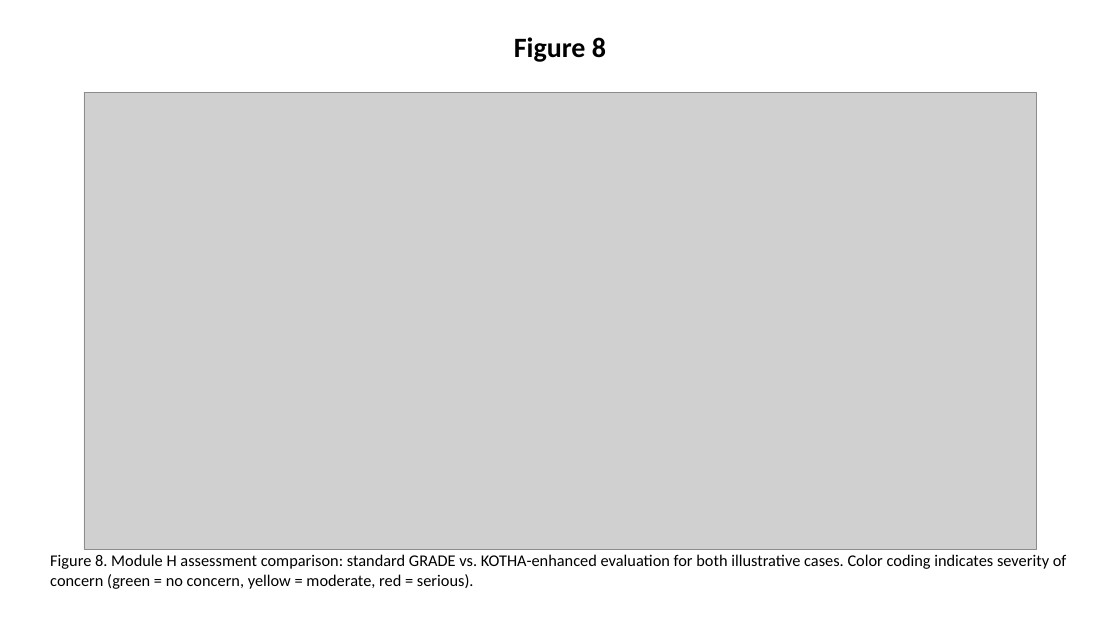
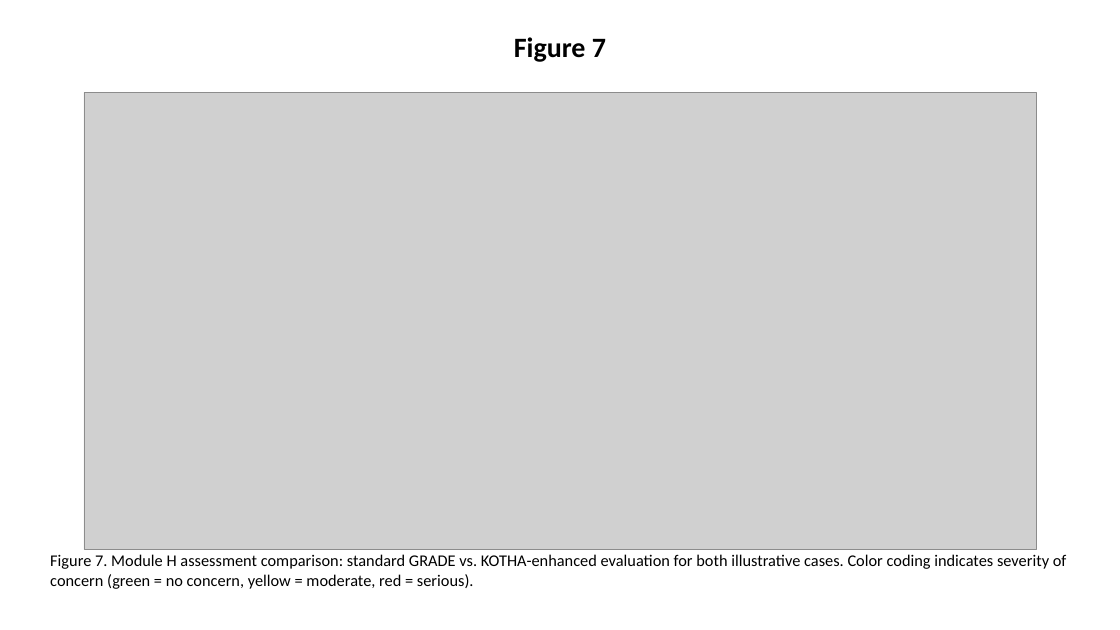
Before and after one commit to bougtoir/kotha-rct-decomposition, a slide deck: slide 7 of rct-decomposition/KOTHA_Framework_CCTC_figures.pptx (slide 8 before the commit). Drawn at 1120x630 pixels with LibreOffice and Linux fonts; fonts in the diff are those of the drawing; grey boxes stand for pictures. Boxes give left, top, right and bottom in pixels: in the first picture for what was removed or moved away, otherwise in the second. Text is boxed around its words. In the diff, an @@ line names an element or a change of style, - is before the commit and + after.

```diff
--- a/rct-decomposition/KOTHA_Framework_CCTC_figures.pptx
+++ b/rct-decomposition/KOTHA_Framework_CCTC_figures.pptx
@@ text at [514,37,606,62]: text changed @@
-Figure 8
+Figure 7
@@ text at [50,554,1067,589]: text changed @@
-Figure 8. Module H assessment comparison: standard GRADE vs. KOTHA-enhanced evaluation for both illustrative cases. Color coding indicates severity of concern (green = no concern, yellow = moderate, red = serious).
+Figure 7. Module H assessment comparison: standard GRADE vs. KOTHA-enhanced evaluation for both illustrative cases. Color coding indicates severity of concern (green = no concern, yellow = moderate, red = serious).
```
Also in this commit, not shown: 2 other slides changed, 1 slide removed, 16 other files.
